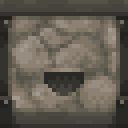
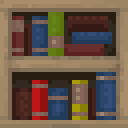
Revision of a layered 128 x 128 image; what changed, layer by layer:
added group "Misc" with 1 layers above "EnchantingTable" over [0, 0, 128, 128]
added layer "bookshelf" in group "Misc" over [0, 0, 128, 128]
showed group "Piston" (5 layers) over [0, 0, 128, 128]
painted on "piston_bottom" over [0, 12, 128, 128]
hid group "Furnace and Dropper" (7 layers) over [0, 0, 128, 128]
hid "dropper_front_horizontal" over [40, 68, 88, 96]
painted on "stone" over [0, 0, 128, 124]
